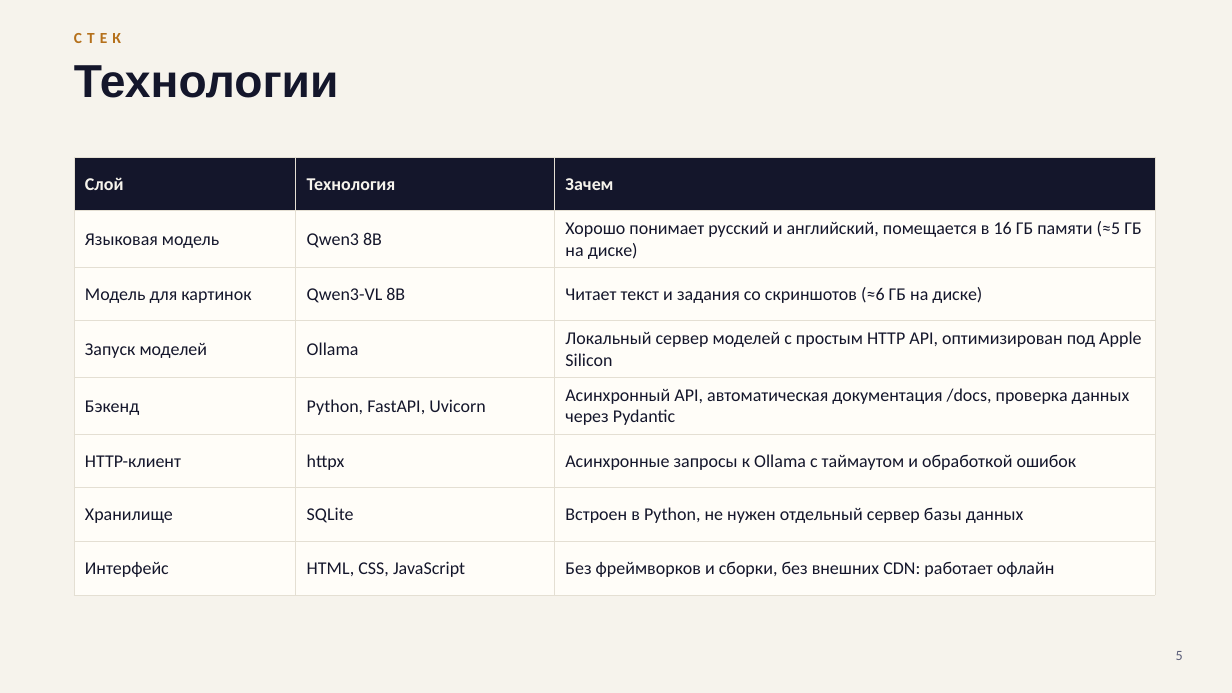
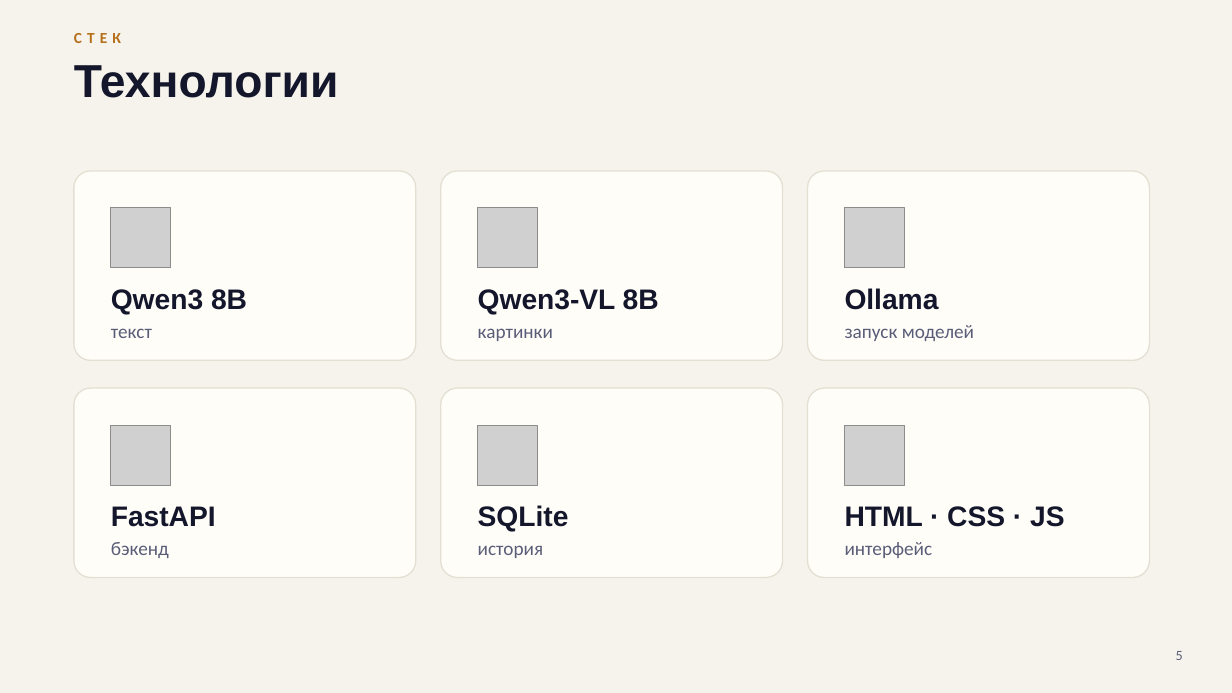
Before and after one commit to surnova2703/lumelle, a slide deck: slide 5 of docs/Lumo_AI_tech_RU.pptx. Drawn at 1232x693 pixels with LibreOffice and Linux fonts; fonts in the diff are those of the drawing; grey boxes stand for pictures. Boxes give left, top, right and bottom in pixels: in the first picture for what was removed or moved away, otherwise in the second. Text is boxed around its words. In the diff, an @@ line names an element or a change of style, - is before the commit and + after.

```diff
--- a/docs/Lumo_AI_tech_RU.pptx
+++ b/docs/Lumo_AI_tech_RU.pptx
@@ table removed at (74,157,1155,581), 8 rows, 3 columns @@
-Слой | Технология | Зачем
-Языковая модель | Qwen3 8B | Хорошо понимает русский и английский, помещается в 16 ГБ памяти (≈5 ГБ на диске)
-Модель для картинок | Qwen3-VL 8B | Читает текст и задания со скриншотов (≈6 ГБ на диске)
-Запуск моделей | Ollama | Локальный сервер моделей с простым HTTP API, оптимизирован под Apple Silicon
-Бэкенд | Python, FastAPI, Uvicorn | Асинхронный API, автоматическая документация /docs, проверка данных через Pydantic
-HTTP-клиент | httpx | Асинхронные запросы к Ollama с таймаутом и обработкой ошибок
-Хранилище | SQLite | Встроен в Python, не нужен отдельный сервер базы данных
-Интерфейс | HTML, CSS, JavaScript | Без фреймворков и сборки, без внешних CDN: работает офлайн
@@ rounded rectangle added at (74,171,416,360), fill #FFFDF8, outline #E4DFD3 1 pt @@
@@ rounded rectangle added at (441,171,783,360), fill #FFFDF8, outline #E4DFD3 1 pt @@
@@ rounded rectangle added at (808,171,1150,360), fill #FFFDF8, outline #E4DFD3 1 pt @@
@@ picture added at (111,208,171,268) @@
@@ picture added at (478,208,538,268) @@
@@ picture added at (845,208,905,268) @@
@@ text added at (111,289,247,315), 22 pt, text #14162B, bold @@
+Qwen3 8B
@@ text added at (478,289,659,315), 22 pt, text #14162B, bold @@
+Qwen3-VL 8B
@@ text added at (845,288,939,310), 22 pt, text #14162B, bold @@
+Ollama
@@ text added at (111,328,152,338), 15 pt, text #5A5D78 @@
+текст
@@ text added at (478,328,553,341), 15 pt, text #5A5D78 @@
+картинки
@@ text added at (845,325,974,341), 15 pt, text #5A5D78 @@
+запуск моделей
@@ rounded rectangle added at (74,388,416,578), fill #FFFDF8, outline #E4DFD3 1 pt @@
@@ rounded rectangle added at (441,388,783,578), fill #FFFDF8, outline #E4DFD3 1 pt @@
@@ rounded rectangle added at (808,388,1150,578), fill #FFFDF8, outline #E4DFD3 1 pt @@
@@ picture added at (111,425,171,485) @@
@@ picture added at (478,425,538,485) @@
@@ picture added at (845,425,905,485) @@
@@ text added at (111,506,216,527), 22 pt, text #14162B, bold @@
+FastAPI
@@ text added at (478,505,569,532), 22 pt, text #14162B, bold @@
+SQLite
@@ text added at (845,506,1064,527), 22 pt, text #14162B, bold @@
+HTML · CSS · JS
@@ text added at (111,542,169,558), 15 pt, text #5A5D78 @@
+бэкенд
@@ text added at (478,545,543,558), 15 pt, text #5A5D78 @@
+история
@@ text added at (845,542,933,558), 15 pt, text #5A5D78 @@
+интерфейс
```
Also in this commit, not shown: 10 other slides changed, 1 slide added, 1 slide removed, 29 other files.
